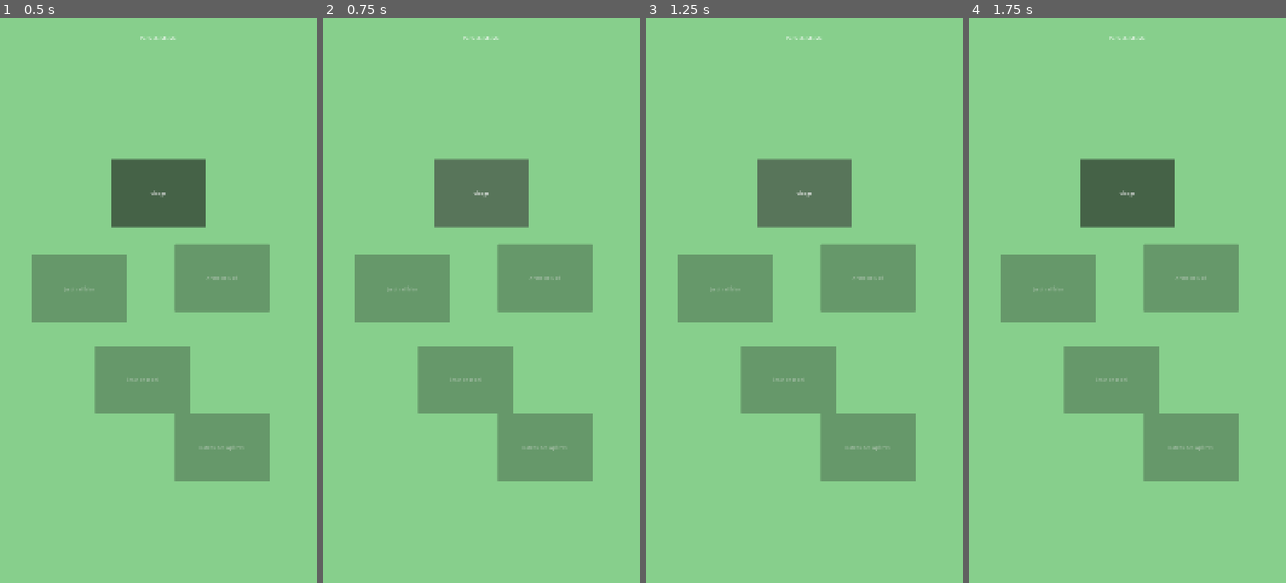
Above: before the commit, frames 1-4 (left to right).
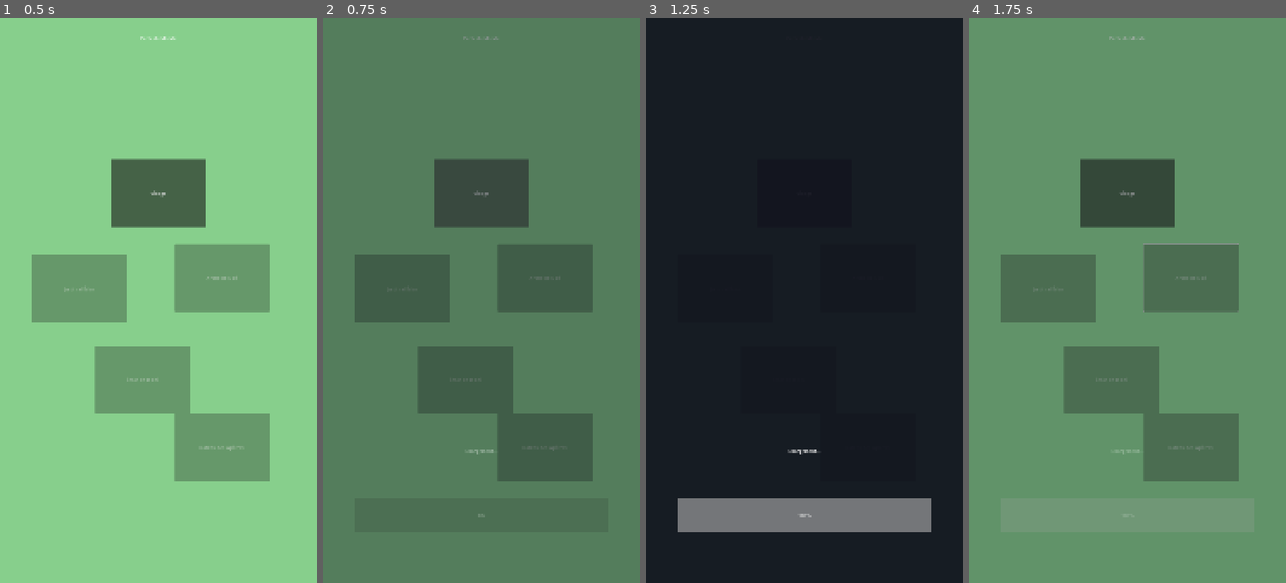
Above: after the commit, the same moments.

Repository: aineotech/BibleWorldKids-Godot
Game: Godot game, scene res://_Game/Scenes/CarteDuMonde.tscn
Two runs of this game, one before a commit and one after it. Both use one fixed random seed, a clock stepped at 60 frames per second and the inputs below. This scene is started directly instead of the project's main scene.
Inputs (mouse positions are in pixels of both pictures, inside the frame that each line leads up to):
- Up to frame 1 (0.5 s): no input
- Up to frame 2 (0.75 s): click "Village" at 0.5 s
- Up to frame 3 (1.25 s): no input
- Up to frame 4 (1.75 s): tap Enter at 1.25 s; move the mouse to (1197, 272) at 1.27 s; hold Right (ui_right) from 1.28 s (still down); hold Space (action_principale) from 1.28 s (still down); click (1197, 272) at 1.42 s

Frame 1 is identical in both runs. In frame 2, 100% of the frame differs, in the area x 0-100%, y 0-100%; in frame 3, 100%; in frame 4, 100%.
Error before the commit: Parse Error: Cannot infer the type of "donnees" variable because the value doesn't have a set type. (res://_Game/Scripts/Monde/GestionnaireCarte.gd:8)

Commit message:
fix: remplacer := par = pour toutes les variables issues de donnees_courantes
En Godot 4.6, := infere Variant quand la source est non typee -> erreur.
Solution globale : var donnees = ... (typage dynamique, pas d inference).
Fichiers: Inventaire, PersonnalisationAvatar, GestionnaireCarte, BoutonLieu,
          GestionnaireQuetes, GestionnaireVersets, UIPersonnalisation

Co-Authored-By: Claude Sonnet 4.6 <noreply@anthropic.com>

Diff:
--- a/_Game/Scripts/Bible/GestionnaireVersets.gd
+++ b/_Game/Scripts/Bible/GestionnaireVersets.gd
@@ -27,12 +27,12 @@
 func collecter_verset(verset: VersetSO) -> void:
 	if verset == null:
 		return
-	var donnees := SystemeSauvegarde.donnees_courantes
+	var donnees = SystemeSauvegarde.donnees_courantes
 	if donnees == null or donnees.versets_collectes.has(verset.verset_id):
 		return
 	donnees.versets_collectes.append(verset.verset_id)
 	SystemeSauvegarde.sauvegarder()
 
 func est_collecte(verset_id: String) -> bool:
-	var donnees := SystemeSauvegarde.donnees_courantes
+	var donnees = SystemeSauvegarde.donnees_courantes
 	return donnees != null and donnees.versets_collectes.has(verset_id)
--- a/_Game/Scripts/Joueur/Inventaire.gd
+++ b/_Game/Scripts/Joueur/Inventaire.gd
@@ -3,7 +3,7 @@
 signal inventaire_modifie
 
 func ajouter_objet(objet: ObjetSO) -> bool:
-	var donnees := SystemeSauvegarde.donnees_courantes
+	var donnees = SystemeSauvegarde.donnees_courantes
 	if donnees == null or donnees.inventaire.has(objet.objet_id):
 		return false
 	donnees.inventaire.append(objet.objet_id)
@@ -12,10 +12,10 @@
 	return true
 
 func retirer_objet(objet_id: String) -> bool:
-	var donnees := SystemeSauvegarde.donnees_courantes
+	var donnees = SystemeSauvegarde.donnees_courantes
 	if donnees == null:
 		return false
-	var idx := donnees.inventaire.find(objet_id)
+	var idx: int = donnees.inventaire.find(objet_id)
 	if idx < 0:
 		return false
 	donnees.inventaire.remove_at(idx)
@@ -24,11 +24,11 @@
 	return true
 
 func contient(objet_id: String) -> bool:
-	var donnees := SystemeSauvegarde.donnees_courantes
+	var donnees = SystemeSauvegarde.donnees_courantes
 	return donnees != null and donnees.inventaire.has(objet_id)
 
 func obtenir_tous() -> Array[String]:
-	var donnees := SystemeSauvegarde.donnees_courantes
+	var donnees = SystemeSauvegarde.donnees_courantes
 	if donnees == null:
 		return []
 	return donnees.inventaire.duplicate()
--- a/_Game/Scripts/Joueur/PersonnalisationAvatar.gd
+++ b/_Game/Scripts/Joueur/PersonnalisationAvatar.gd
@@ -9,7 +9,7 @@
 var _config: Dictionary = {"carnation": 0, "id_cheveux": "", "id_tenue": ""}
 
 func _ready() -> void:
-	var donnees := SystemeSauvegarde.donnees_courantes
+	var donnees = SystemeSauvegarde.donnees_courantes
 	if donnees:
 		appliquer_config(donnees.config_avatar)
 
@@ -38,7 +38,7 @@
 				couche_cheveux.texture = objet.icone
 
 func sauvegarder() -> void:
-	var donnees := SystemeSauvegarde.donnees_courantes
+	var donnees = SystemeSauvegarde.donnees_courantes
 	if donnees == null:
 		return
 	donnees.config_avatar = _config.duplicate()
--- a/_Game/Scripts/Monde/BoutonLieu.gd
+++ b/_Game/Scripts/Monde/BoutonLieu.gd
@@ -15,7 +15,7 @@
 		visu_verouille.visible = not debloque
 
 func _actualiser() -> void:
-	var donnees := SystemeSauvegarde.donnees_courantes
+	var donnees = SystemeSauvegarde.donnees_courantes
 	if donnees == null:
 		return
 	actualiser(donnees.lieux_debloques)
--- a/_Game/Scripts/Monde/GestionnaireCarte.gd
+++ b/_Game/Scripts/Monde/GestionnaireCarte.gd
@@ -5,7 +5,7 @@
 	_actualiser_boutons()
 
 func _actualiser_boutons() -> void:
-	var donnees := SystemeSauvegarde.donnees_courantes
+	var donnees = SystemeSauvegarde.donnees_courantes
 	if donnees == null:
 		return
 	for bouton in get_tree().get_nodes_in_group("bouton_lieu"):
@@ -13,7 +13,7 @@
 			bouton.actualiser(donnees.lieux_debloques)
 
 func debloquer_lieu(id_lieu: String) -> void:
-	var donnees := SystemeSauvegarde.donnees_courantes
+	var donnees = SystemeSauvegarde.donnees_courantes
 	if donnees == null or donnees.lieux_debloques.has(id_lieu):
 		return
 	donnees.lieux_debloques.append(id_lieu)
--- a/_Game/Scripts/Quetes/GestionnaireQuetes.gd
+++ b/_Game/Scripts/Quetes/GestionnaireQuetes.gd
@@ -13,7 +13,7 @@
 	_charger_depuis_sauvegarde()
 
 func _charger_depuis_sauvegarde() -> void:
-	var donnees := SystemeSauvegarde.donnees_courantes
+	var donnees = SystemeSauvegarde.donnees_courantes
 	if donnees == null:
 		return
 	for id in donnees.quetes_terminees:
@@ -43,7 +43,7 @@
 
 func _terminer_quete(quete: QueteSO) -> void:
 	_progression[quete.quete_id] = -1
-	var donnees := SystemeSauvegarde.donnees_courantes
+	var donnees = SystemeSauvegarde.donnees_courantes
 	if donnees and not donnees.quetes_terminees.has(quete.quete_id):
 		donnees.quetes_terminees.append(quete.quete_id)
 		SystemeSauvegarde.sauvegarder()
--- a/_Game/Scripts/UI/UIPersonnalisation.gd
+++ b/_Game/Scripts/UI/UIPersonnalisation.gd
@@ -10,7 +10,7 @@
 var _idx_tenue:    int = 0
 
 func _ready() -> void:
-	var donnees := SystemeSauvegarde.donnees_courantes
+	var donnees = SystemeSauvegarde.donnees_courantes
 	if donnees != null:
 		_carnation   = donnees.config_avatar.get("carnation", 0)
 		_idx_cheveux = _trouver_index(options_cheveux, donnees.config_avatar.get("id_cheveux",""))
